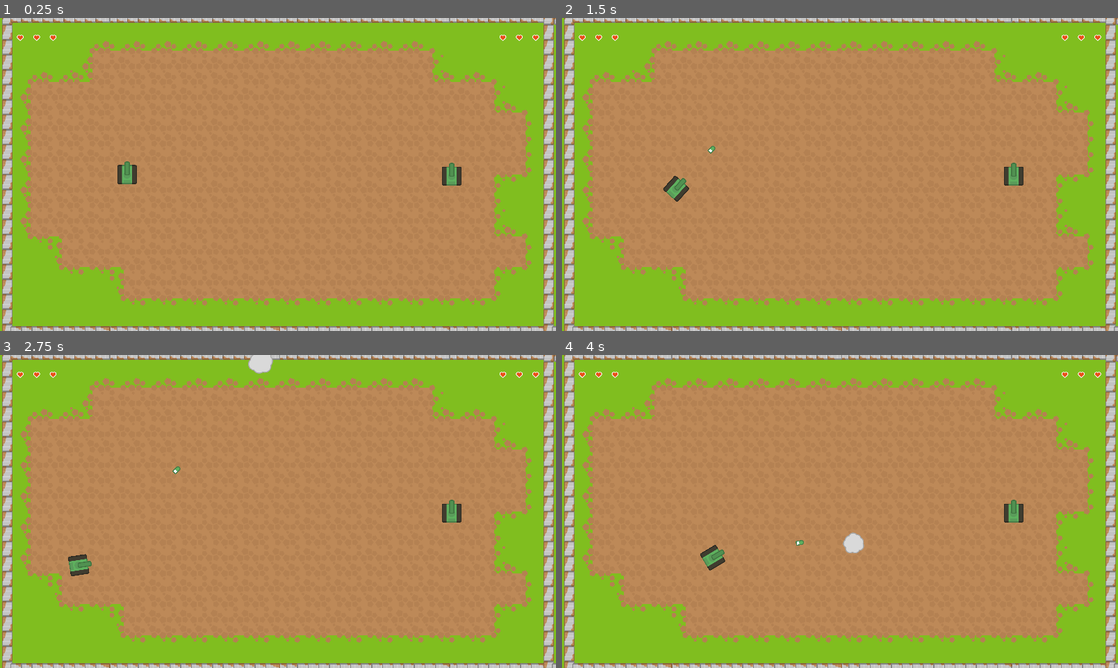
Above: before the commit, frames 1-4 (two rows, left to right).
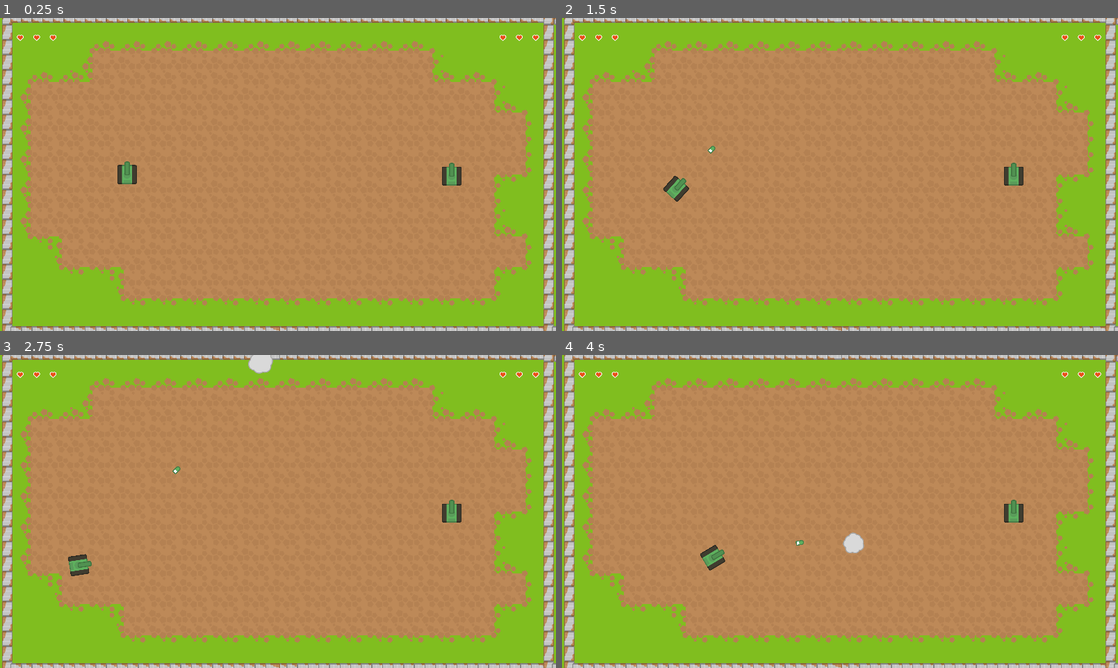
Above: after the commit, the same moments.

Repository: nbonkowski/ophasen-workshop-godot-2024
Game: Godot game, scene res://scenes/game.tscn
Same seed, same stepped clock (60 frames per second), same inputs: the game is played once before the commit and once after it.
Inputs:
- Up to frame 1 (0.25 s): no input
- Up to frame 2 (1.5 s): tap Enter at 0.5 s; hold D (turn_right) 0.53-1.28 s; tap Space (fire_tank) at 0.6, 1.35 s; hold S (drive_down) from 1.28 s (still down)
- Up to frame 3 (2.75 s): release S (drive_down) at 2.03 s; hold D (turn_right) from 2.03 s (still down); tap Space (fire_tank) at 2.1 s
- Up to frame 4 (4 s): release D (turn_right) at 2.78 s; hold W (drive_up) 2.78-3.53 s; tap Space (fire_tank) at 2.85, 3.6 s; hold A (turn_left) from 3.53 s (still down)

The runs differ from the first frame. In frame 1, less than 0.1% of the frame differs, in the area x 19-81%, y 0-100%; in frame 2, less than 0.1%; in frame 3, less than 0.1%; in frame 4, less than 0.1%.

Commit message:
fixed tilemaplayer error with white spaces

Diff:
--- a/scenes/game.tscn
+++ b/scenes/game.tscn
@@ -21,21 +21,11 @@
 texture = ExtResource("4_2x240")
 texture_region_size = Vector2i(44, 62)
 0:0/0 = 0
-1:0/0 = 0
-0:1/0 = 0
-1:1/0 = 0
-0:2/0 = 0
-1:2/0 = 0
 
 [sub_resource type="TileSetAtlasSource" id="TileSetAtlasSource_sneyk"]
 texture = ExtResource("5_6j20c")
 texture_region_size = Vector2i(44, 62)
 0:0/0 = 0
-1:0/0 = 0
-0:1/0 = 0
-1:1/0 = 0
-0:2/0 = 0
-1:2/0 = 0
 
 [sub_resource type="TileSetAtlasSource" id="TileSetAtlasSource_00bic"]
 texture = ExtResource("6_d42wn")
@@ -65,21 +55,11 @@
 texture_region_size = Vector2i(44, 62)
 0:0/0 = 0
 0:0/0/physics_layer_0/polygon_0/points = PackedVector2Array(-22, -31, 22, -31, 22, 31, -22, 31)
-1:0/0 = 0
-0:1/0 = 0
-1:1/0 = 0
-0:2/0 = 0
-1:2/0 = 0
 
 [sub_resource type="TileSetAtlasSource" id="TileSetAtlasSource_q51sk"]
 texture = ExtResource("9_o1ybd")
 texture_region_size = Vector2i(44, 62)
 0:0/0 = 0
-1:0/0 = 0
-0:1/0 = 0
-1:1/0 = 0
-0:2/0 = 0
-1:2/0 = 0
 
 [sub_resource type="TileSetAtlasSource" id="TileSetAtlasSource_yi6iy"]
 texture = ExtResource("10_msbs8")
@@ -158,13 +138,6 @@
 texture = ExtResource("14_v5p0k")
 texture_region_size = Vector2i(65, 44)
 0:0/0 = 0
-1:0/0 = 0
-2:0/0 = 0
-3:0/0 = 0
-0:1/0 = 0
-1:1/0 = 0
-2:1/0 = 0
-3:1/0 = 0
 
 [sub_resource type="TileSet" id="TileSet_ocnhk"]
 tile_size = Vector2i(44, 62)
@@ -199,6 +172,7 @@
 [node name="Border" type="TileMapLayer" parent="LayerHolder"]
 tile_map_data = PackedByteArray("AAD3/woAAwAAAAAAAGD4/woAAwAAAAAAAGD5/woAAwAAAAAAAGD6/woAAwAAAAAAAGD8/woAAwAAAAAAAGD+/w …(2256 unchanged characters)…
 tile_set = SubResource("TileSet_ocnhk")
+rendering_quadrant_size = 128
 use_kinematic_bodies = true
 
 [node name="Ground_Details" type="TileMapLayer" parent="LayerHolder"]
--- a/sprites/Atlas/game.tres
+++ b/sprites/Atlas/game.tres
@@ -10,205 +10,16 @@
 texture = ExtResource("1_wkaev")
 texture_region_size = Vector2i(128, 128)
 0:0/0 = 0
-1:0/0 = 0
-2:0/0 = 0
-3:0/0 = 0
-4:0/0 = 0
-5:0/0 = 0
-6:0/0 = 0
-7:0/0 = 0
-0:1/0 = 0
-1:1/0 = 0
-2:1/0 = 0
-3:1/0 = 0
-4:1/0 = 0
-5:1/0 = 0
-6:1/0 = 0
-7:1/0 = 0
-0:2/0 = 0
-1:2/0 = 0
-2:2/0 = 0
-3:2/0 = 0
-4:2/0 = 0
-5:2/0 = 0
-6:2/0 = 0
-7:2/0 = 0
-0:3/0 = 0
-1:3/0 = 0
-2:3/0 = 0
-3:3/0 = 0
-4:3/0 = 0
-5:3/0 = 0
-6:3/0 = 0
-7:3/0 = 0
-0:4/0 = 0
-1:4/0 = 0
-2:4/0 = 0
-3:4/0 = 0
-4:4/0 = 0
-5:4/0 = 0
-6:4/0 = 0
-7:4/0 = 0
-0:5/0 = 0
-1:5/0 = 0
-2:5/0 = 0
-3:5/0 = 0
-4:5/0 = 0
-5:5/0 = 0
-6:5/0 = 0
-7:5/0 = 0
-0:6/0 = 0
-1:6/0 = 0
-2:6/0 = 0
-3:6/0 = 0
-4:6/0 = 0
-5:6/0 = 0
-6:6/0 = 0
-7:6/0 = 0
-0:7/0 = 0
-1:7/0 = 0
-2:7/0 = 0
-3:7/0 = 0
-4:7/0 = 0
-5:7/0 = 0
-6:7/0 = 0
-7:7/0 = 0
 
 [sub_resource type="TileSetAtlasSource" id="TileSetAtlasSource_7cxpl"]
 texture = ExtResource("2_sb4ul")
 texture_region_size = Vector2i(128, 128)
 0:0/0 = 0
-1:0/0 = 0
-2:0/0 = 0
-3:0/0 = 0
-4:0/0 = 0
-5:0/0 = 0
-6:0/0 = 0
-7:0/0 = 0
-0:1/0 = 0
-1:1/0 = 0
-2:1/0 = 0
-3:1/0 = 0
-4:1/0 = 0
-5:1/0 = 0
-6:1/0 = 0
-7:1/0 = 0
-0:2/0 = 0
-1:2/0 = 0
-2:2/0 = 0
-3:2/0 = 0
-4:2/0 = 0
-5:2/0 = 0
-6:2/0 = 0
-7:2/0 = 0
-0:3/0 = 0
-1:3/0 = 0
-2:3/0 = 0
-3:3/0 = 0
-4:3/0 = 0
-5:3/0 = 0
-6:3/0 = 0
-7:3/0 = 0
-0:4/0 = 0
-1:4/0 = 0
-2:4/0 = 0
-3:4/0 = 0
-4:4/0 = 0
-5:4/0 = 0
-6:4/0 = 0
-7:4/0 = 0
-0:5/0 = 0
-1:5/0 = 0
-2:5/0 = 0
-3:5/0 = 0
-4:5/0 = 0
-5:5/0 = 0
-6:5/0 = 0
-7:5/0 = 0
-0:6/0 = 0
-1:6/0 = 0
-2:6/0 = 0
-3:6/0 = 0
-4:6/0 = 0
-5:6/0 = 0
-6:6/0 = 0
-7:6/0 = 0
-0:7/0 = 0
-1:7/0 = 0
-2:7/0 = 0
-3:7/0 = 0
-4:7/0 = 0
-5:7/0 = 0
-6:7/0 = 0
-7:7/0 = 0
 
 [sub_resource type="TileSetAtlasSource" id="TileSetAtlasSource_2uhe5"]
 texture = ExtResource("3_wj6iw")
 texture_region_size = Vector2i(128, 128)
 0:0/0 = 0
-1:0/0 = 0
-2:0/0 = 0
-3:0/0 = 0
-4:0/0 = 0
-5:0/0 = 0
-6:0/0 = 0
-7:0/0 = 0
-0:1/0 = 0
-1:1/0 = 0
-2:1/0 = 0
-3:1/0 = 0
-4:1/0 = 0
-5:1/0 = 0
-6:1/0 = 0
-7:1/0 = 0
-0:2/0 = 0
-1:2/0 = 0
-2:2/0 = 0
-3:2/0 = 0
-4:2/0 = 0
-5:2/0 = 0
-6:2/0 = 0
-7:2/0 = 0
-0:3/0 = 0
-1:3/0 = 0
-2:3/0 = 0
-3:3/0 = 0
-4:3/0 = 0
-5:3/0 = 0
-6:3/0 = 0
-7:3/0 = 0
-0:4/0 = 0
-1:4/0 = 0
-2:4/0 = 0
-3:4/0 = 0
-4:4/0 = 0
-5:4/0 = 0
-6:4/0 = 0
-7:4/0 = 0
-0:5/0 = 0
-1:5/0 = 0
-2:5/0 = 0
-3:5/0 = 0
-4:5/0 = 0
-5:5/0 = 0
-6:5/0 = 0
-7:5/0 = 0
-0:6/0 = 0
-1:6/0 = 0
-2:6/0 = 0
-3:6/0 = 0
-4:6/0 = 0
-5:6/0 = 0
-6:6/0 = 0
-7:6/0 = 0
-0:7/0 = 0
-1:7/0 = 0
-2:7/0 = 0
-3:7/0 = 0
-4:7/0 = 0
-5:7/0 = 0
-6:7/0 = 0
-7:7/0 = 0
 
 [sub_resource type="TileSetAtlasSource" id="TileSetAtlasSource_mmxb3"]
 texture = ExtResource("4_lqbxx")
